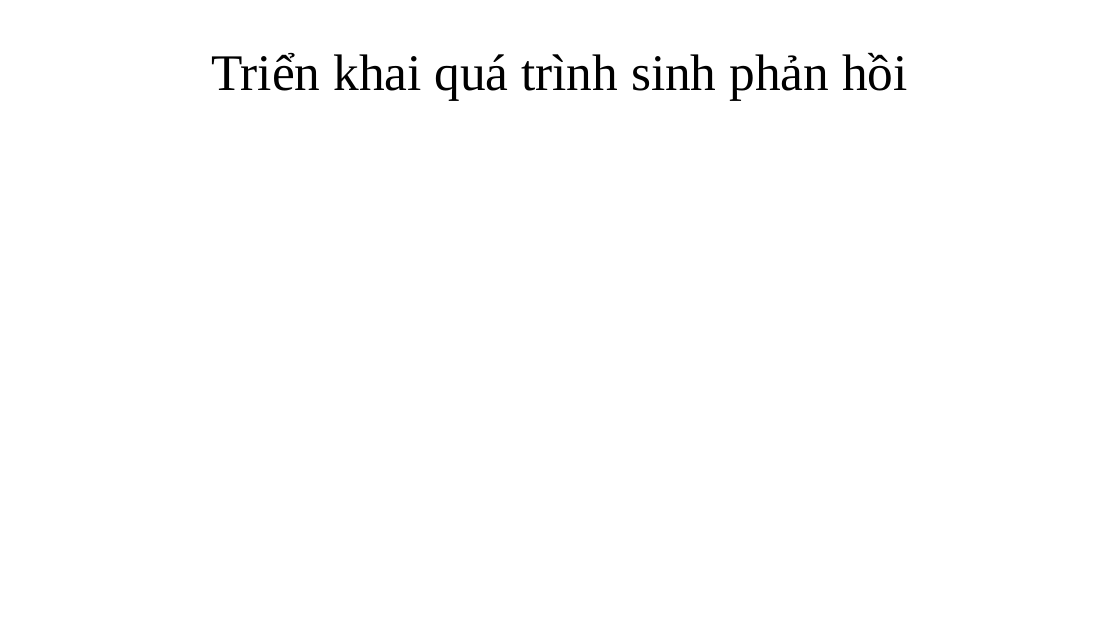
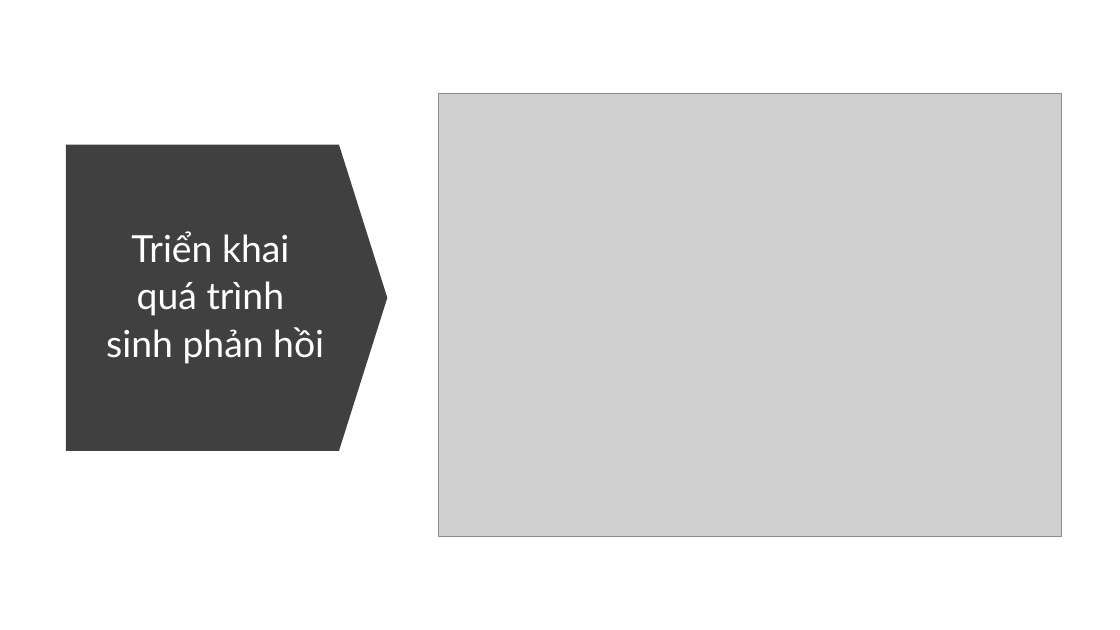
Before and after one commit to ngovanuc/Vietnamese_History_Chatbot, a slide deck: slide 27 of documents/slide bao cao.pptx (slide 25 before the commit). Drawn at 1120x630 pixels with LibreOffice and Linux fonts; fonts in the diff are those of the drawing; grey boxes stand for pictures. Boxes give left, top, right and bottom in pixels: in the first picture for what was removed or moved away, otherwise in the second. Text is boxed around its words. In the diff, an @@ line names an element or a change of style, - is before the commit and + after.

```diff
--- a/documents/slide bao cao.pptx
+++ b/documents/slide bao cao.pptx
@@ picture added at bbox=[439, 93, 1062, 537] @@
@@ down arrow added at bbox=[66, 145, 388, 451], fill #404040 @@
@@ text at bbox=[106, 231, 324, 364]: text changed; size 44 to 32 pt; font Times New Roman to Lato; text colour #000000 to #FFFFFF @@
-Triển khai quá trình sinh phản hồi
+Triển khai
+quá trình
+sinh phản hồi
```
Also in this commit, not shown: 37 other slides changed, 4 slides added, 4 slides removed.
